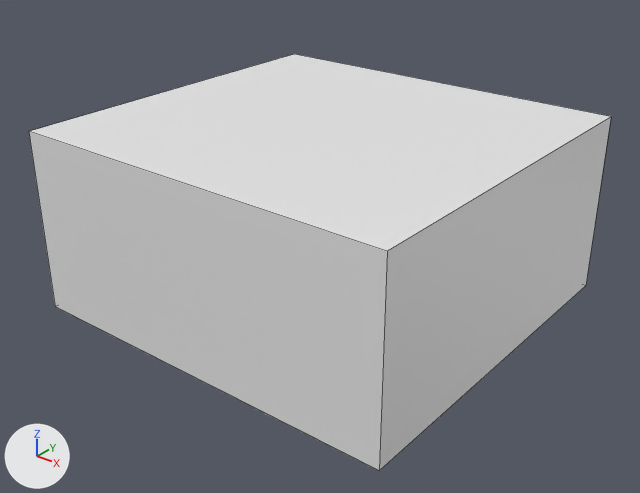
Renders of the FBX model Assets/Art/Models/04_Clown/Circus.fbx from each side of a commit.
One viewpoint serves both versions: a 50 mm lens placed at (312.0, -396.0, 119.0), pointed at (7.0, -15.0, -118.0). The axes (+X, +Y, +Z) are drawn at lower left. The lights are the same throughout. Mesh edges are drawn as thin lines. Where no turn or scale is listed for an object, it has been applied to the vertices. Vertices at the same position are counted once.

The older version as bpy lines, for what is in view:
```python
me_cube_011 = bpy.data.meshes.new('Cube.011')
me_cube_011.from_pydata(...)  # 12 vertices, 6 faces; spans x -125.0..125.0, y -118.0..118.0, z -58.0..59.0
ob_circus_wall = bpy.data.objects.new('Circus_Wall', me_cube_011)
ob_circus_wall.location = (0.0, 0.0, -103.5)
```
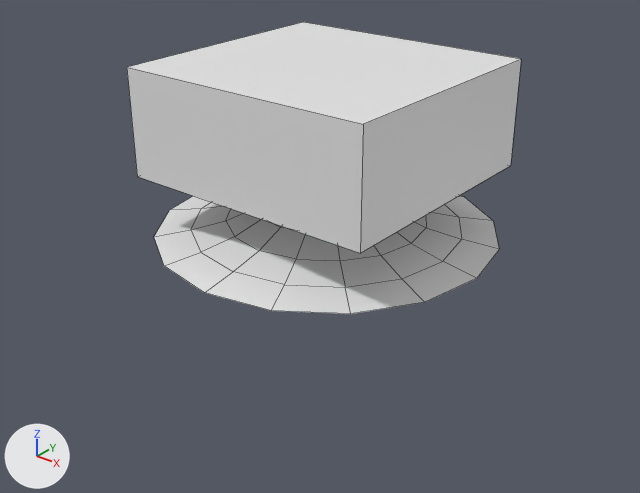
Pixel boxes (x1, y1, x2, y2) of what changed, in the pictures (640 x 493 px):
'Circus_Wall', reshaped, moved (32% narrower, 44% shorter)
    before: (29, 54, 611, 471)
    after: (127, 22, 521, 253)
part 1 of me_cube_011, added
    after: (127, 22, 521, 253)
part 2 of me_cube_011, deleted
    before: (29, 54, 611, 471)
'Circus_Ceiling', unchanged, uncovered by the edit
    after: (154, 195, 499, 314)

What changed in the scene script:
```text
Change me_cube_011:
    where me_cube_011.from_pydata(...)  # 12 vertices, 6 faces; spans x -125.0..125.0, y -118.0..118.0, z -58.0..59.0
    used by ob_circus_wall; location = (0.0, 0.0, -103.5)
    me_cube_011 part 1: a new loose piece, a box spanning x -82.0..82.0, y -78.0..78.0, z -33.0..34.0
    me_cube_011 part 2: the loose piece of 8 vertices spanning x -125.0..125.0, y -118.0..118.0, z -58.0..59.0 is deleted
Change ob_circus_wall:
    ob_circus_wall.location: (0.0, 0.0, -103.5) -> (0.0, 0.0, -42.1)
```
